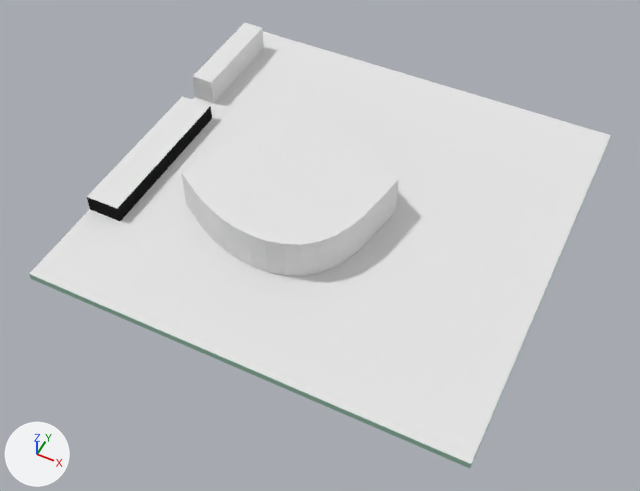
What one commit did to the Blender file jetduinobot_description/meshes/jetson_tk1/jetson_tk1.blend.
Both versions are drawn from a camera (50 mm lens) standing at (0.723, -1.577, 1.758) and looking at (0.016, -0.163, -0.01). Arrows for +X, +Y and +Z are at lower left; the lights stay in place.

Objects in the first picture: 'Cube', 'Cylinder', 'header', 'jtag'.
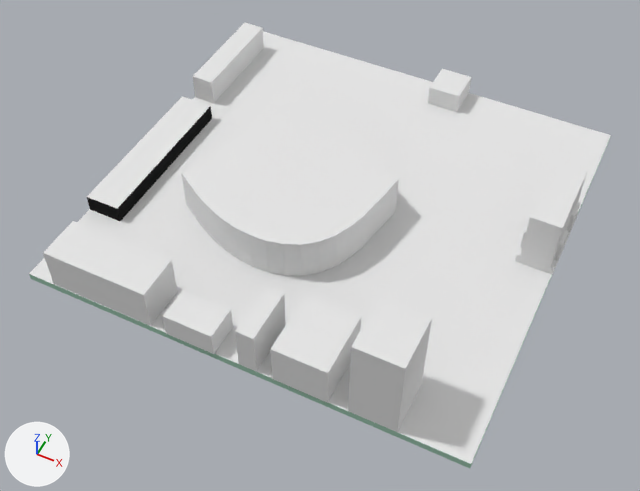
Commit message: Close to finished with jetson tk1

Patch to the scene script:
```diff
--- a/jetduinobot_description/meshes/jetson_tk1/jetson_tk1.blend.py
+++ b/jetduinobot_description/meshes/jetson_tk1/jetson_tk1.blend.py
@@ me_cube_009 @@
+me_cube_009.from_pydata([(-1.0, -1.0, -1.0), (-1.0, 1.0, -1.0), (1.0, 1.0, -1.0), (1.0, -1.0, -1.0), (-1.0, -1.0, 1.0), (-1.0, 1.0, 1.0), (1.0, 1.0, 1.0), (1.0, -1.0, 1.0)], [], [(4, 5, 1, 0), (5, 6, 2, 1), (6, 7, 3, 2), (7, 4, 0, 3), (0, 1, 2, 3), (7, 6, 5, 4)])
+for i in [1]: me_cube_009.polygons[i].material_index = 1
+for i in [0, 2, 3, 5]: me_cube_009.polygons[i].material_index = 2
+me_cube_009.materials.append(mat_power_silver)  # grey #7c7c7c
+me_cube_009.materials.append(mat_power_front)  # its picture is missing
+me_cube_009.materials.append(mat_power_top)  # its picture is missing
@@ me_cube_007 @@
+me_cube_007.from_pydata([(-1.0, -1.0, -1.0), (-1.0, 1.0, -1.0), (1.0, 1.0, -1.0), (1.0, -1.0, -1.0), (-1.0, -1.0, 1.0), (-1.0, 1.0, 1.0), (1.0, 1.0, 1.0), (1.0, -1.0, 1.0)], [], [(4, 5, 1, 0), (5, 6, 2, 1), (6, 7, 3, 2), (7, 4, 0, 3), (0, 1, 2, 3), (7, 6, 5, 4)])
+for i in [3]: me_cube_007.polygons[i].material_index = 1
+for i in [0, 1, 2, 5]: me_cube_007.polygons[i].material_index = 2
+me_cube_007.materials.append(mat_audio_silver)  # grey #7c7c7c
+me_cube_007.materials.append(mat_audio_front)  # its picture is missing
+me_cube_007.materials.append(mat_audio_top)  # its picture is missing
@@ me_cube_006 @@
+me_cube_006.from_pydata([(-1.0, -1.0, -1.0), (-1.0, 1.0, -1.0), (1.0, 1.0, -1.0), (1.0, -1.0, -1.0), (-1.0, -1.0, 1.0), (-1.0, 1.0, 1.0), (1.0, 1.0, 1.0), (1.0, -1.0, 1.0)], [], [(4, 5, 1, 0), (5, 6, 2, 1), (6, 7, 3, 2), (7, 4, 0, 3), (0, 1, 2, 3), (7, 6, 5, 4)])
+for i in [0, 1, 2, 5]: me_cube_006.polygons[i].material_index = 1
+for i in [3]: me_cube_006.polygons[i].material_index = 2
+me_cube_006.materials.append(mat_network_silver)  # grey #7c7c7c
+me_cube_006.materials.append(mat_network_top)  # its picture is missing
+me_cube_006.materials.append(mat_network_front)  # its picture is missing
@@ me_cube_005 @@
+me_cube_005.from_pydata([(-1.0, -1.0, -1.0), (-1.0, 1.0, -1.0), (1.0, 1.0, -1.0), (1.0, -1.0, -1.0), (-1.0, -1.0, 1.0), (-1.0, 1.0, 1.0), (1.0, 1.0, 1.0), (1.0, -1.0, 1.0)], [], [(4, 5, 1, 0), (5, 6, 2, 1), (6, 7, 3, 2), (7, 4, 0, 3), (0, 1, 2, 3), (7, 6, 5, 4)])
+for i in [3]: me_cube_005.polygons[i].material_index = 1
+for i in [0, 1, 2, 5]: me_cube_005.polygons[i].material_index = 2
+me_cube_005.materials.append(mat_usb_silver)  # grey #7c7c7c
+me_cube_005.materials.append(mat_usb_front)  # its picture is missing
+me_cube_005.materials.append(mat_usb_top)  # its picture is missing
@@ me_cube_004 @@
+me_cube_004.from_pydata([(-1.0, -1.0, -1.0), (-1.0, 1.0, -1.0), (1.0, 1.0, -1.0), (1.0, -1.0, -1.0), (-1.0, -1.0, 1.0), (-1.0, 1.0, 1.0), (1.0, 1.0, 1.0), (1.0, -1.0, 1.0)], [], [(4, 5, 1, 0), (5, 6, 2, 1), (6, 7, 3, 2), (7, 4, 0, 3), (0, 1, 2, 3), (7, 6, 5, 4)])
+for i in [0, 1, 2, 5]: me_cube_004.polygons[i].material_index = 1
+for i in [3]: me_cube_004.polygons[i].material_index = 2
+me_cube_004.materials.append(mat_hdmi_silver)  # grey #7c7c7c
+me_cube_004.materials.append(mat_hdmi_top)  # its picture is missing
+me_cube_004.materials.append(mat_hdmi_front)  # its picture is missing
@@ me_cube_003 @@
+me_cube_003.from_pydata([(-1.0, -1.0, -1.0), (-1.0, 1.0, -1.0), (1.0, 1.0, -1.0), (1.0, -1.0, -1.0), (-1.0, -1.0, 1.0), (-1.0, 1.0, 1.0), (1.0, 1.0, 1.0), (1.0, -1.0, 1.0)], [], [(4, 5, 1, 0), (5, 6, 2, 1), (6, 7, 3, 2), (7, 4, 0, 3), (0, 1, 2, 3), (7, 6, 5, 4)])
+for i in [3]: me_cube_003.polygons[i].material_index = 1
+for i in [1, 5]: me_cube_003.polygons[i].material_index = 2
+for i in [0]: me_cube_003.polygons[i].material_index = 3
+for i in [2]: me_cube_003.polygons[i].material_index = 4
+me_cube_003.materials.append(mat_db9_black)  # black #161616
+me_cube_003.materials.append(mat_db9_front)  # its picture is missing
+me_cube_003.materials.append(mat_db9_top)  # its picture is missing
+me_cube_003.materials.append(mat_db9_side)  # its picture is missing
+me_cube_003.materials.append(mat_db9_left_side)  # its picture is missing
@@ ob_power @@
+ob_power = bpy.data.objects.new('power', me_cube_009)
+ob_power.location = (0.106, 0.547, 0.041)
+ob_power.scale = (0.048, 0.0525, 0.03)
@@ ob_cube_006 @@
+ob_cube_006 = bpy.data.objects.new('Cube.006', me_cube_008)  # 288 vertices, 286 faces; spans x -1.22..1.22, y -1.0..1.0, z -1.0..1.0; in mat_hd_white (white #e7e7e7), mat_hd_top (its picture is missing)
+ob_cube_006.location = (0.552, 0.109, 0.096)
+ob_cube_006.scale = (0.041, 0.112, 0.085)
@@ ob_audio @@
+ob_audio = bpy.data.objects.new('audio', me_cube_007)
+ob_audio.location = (0.366, -0.529, 0.135)
+ob_audio.scale = (0.0605, 0.071, 0.125)
@@ ob_nework @@
+ob_nework = bpy.data.objects.new('nework', me_cube_006)
+ob_nework.location = (0.183, -0.515, 0.071)
+ob_nework.scale = (0.0715, 0.086, 0.06)
@@ ob_usb @@
+ob_usb = bpy.data.objects.new('usb', me_cube_005)
+ob_usb.location = (0.045, -0.528, 0.075)
+ob_usb.scale = (0.024, 0.0725, 0.065)
@@ ob_hdmi @@
+ob_hdmi = bpy.data.objects.new('hdmi', me_cube_004)
+ob_hdmi.location = (-0.114, -0.557, 0.046)
+ob_hdmi.scale = (0.0675, 0.045, 0.035)
@@ ob_db9 @@
+ob_db9 = bpy.data.objects.new('db9', me_cube_003)
+ob_db9.location = (-0.374, -0.539, 0.071)
+ob_db9.scale = (0.147, 0.06, 0.06)
```

Boxes [x1, y1, x2, y2] around the edits, measured in the pictures (640 x 491 px):
'db9', added
    after: [43, 221, 178, 326]
    faces in mat_db9_top (its picture is missing): [43, 221, 171, 295]
    faces in mat_db9_front (its picture is missing): [43, 253, 151, 326]
    faces in mat_db9_left_side (its picture is missing): [144, 260, 178, 325]
'audio', added
    after: [348, 298, 432, 432]
    faces in mat_audio_top (its picture is missing): [351, 298, 432, 430]
    faces in mat_audio_front (its picture is missing): [348, 347, 406, 432]
'nework', added
    after: [270, 295, 361, 403]
    faces in mat_network_top (its picture is missing): [271, 295, 361, 401]
    faces in mat_network_front (its picture is missing): [270, 349, 328, 403]
'Cube.006', added
    after: [515, 162, 587, 275]
    faces in mat_hd_white (white #e7e7e7): [515, 173, 587, 275]
    faces in mat_hd_top (its picture is missing): [530, 162, 587, 228]
'hdmi', added
    after: [162, 290, 233, 354]
    faces in mat_hdmi_top (its picture is missing): [163, 290, 233, 353]
    faces in mat_hdmi_front (its picture is missing): [162, 316, 214, 354]
'usb', added
    after: [235, 287, 286, 372]
    faces in mat_usb_top (its picture is missing): [235, 287, 286, 371]
    faces in mat_usb_front (its picture is missing): [235, 332, 257, 372]
'power', added
    after: [428, 69, 471, 112]
